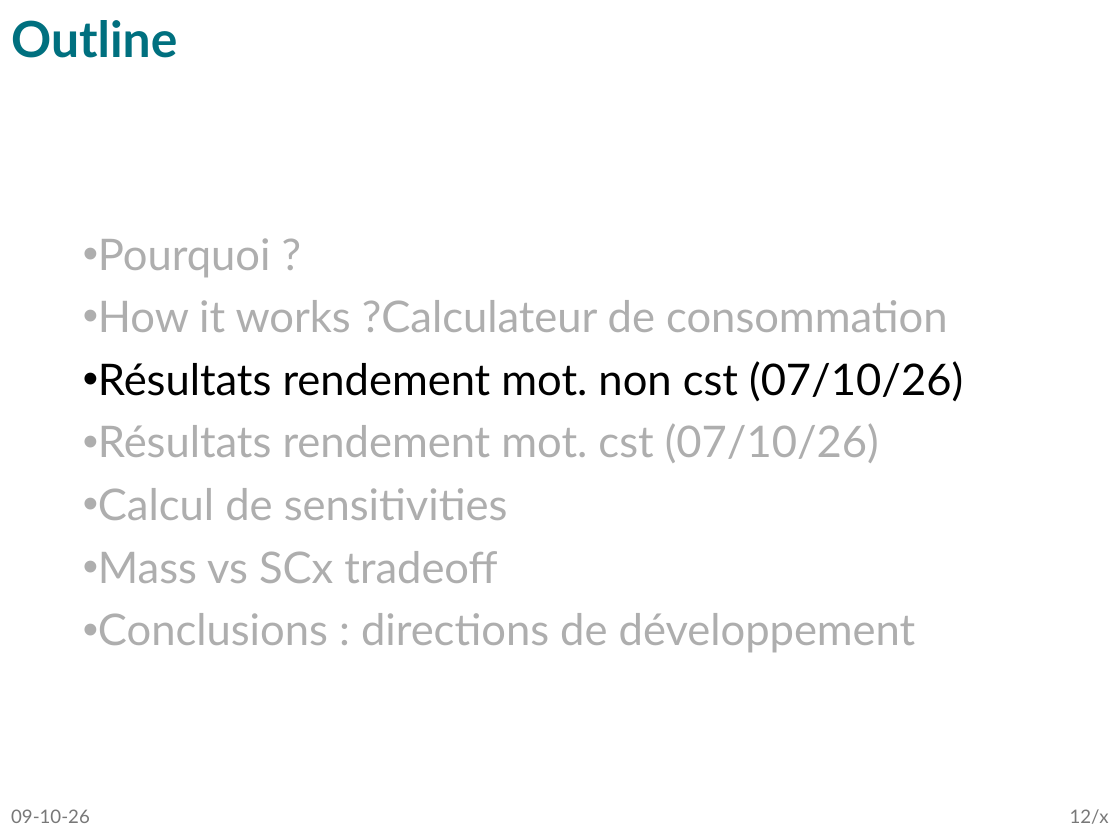
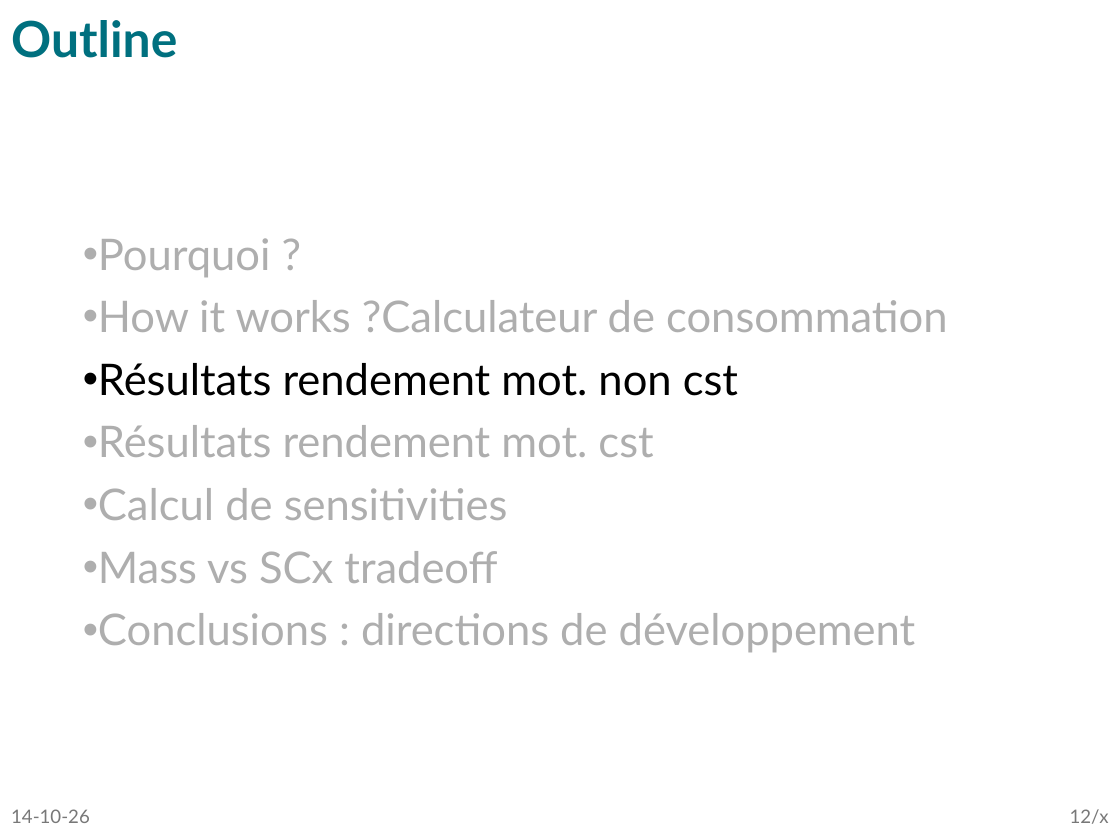
Before and after one commit to tomBeauve/ShellEcoLiege, a slide deck: slide 12 of Efficiency_calculator/SEM_lapTime_consumption.pptx. Drawn at 1120x840 pixels with LibreOffice and Linux fonts; fonts in the diff are those of the drawing. Boxes give left, top, right and bottom in pixels: in the first picture for what was removed or moved away, otherwise in the second. Text is boxed around its words. In the diff, an @@ line names an element or a change of style, - is before the commit and + after.

```diff
--- a/Efficiency_calculator/SEM_lapTime_consumption.pptx
+++ b/Efficiency_calculator/SEM_lapTime_consumption.pptx
@@ text at box(98, 363, 738, 457): text changed @@
-• Résultats rendement mot. non cst (07/10/26)
-• Résultats rendement mot. cst (07/10/26)
+• Résultats rendement mot. non cst
+• Résultats rendement mot. cst
@@ text at box(11, 809, 90, 823): text changed @@
-09-10-26
+14-10-26
```
Also in this commit, not shown: 27 other slides changed, 1 slide added, 4 other files.
